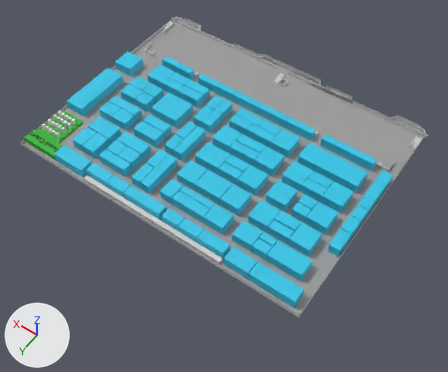
Before and after pictures for a commit that changed the glTF model models/Hall_B_2.glb.
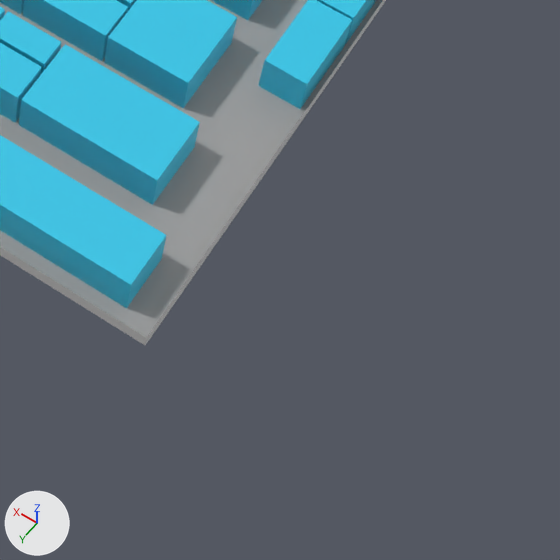
The first picture shows the older version from a 50 mm lens placed at (-69.9, 107.5, 131.4), pointed at (-7.6, 20.4, -5.5). The close-ups show both versions on the part from 58% to 90% of the width and 62% to 100% of the height of that picture; other places that the commit changed are outside them. Every picture has the same lights, and +X, +Y and +Z are marked at lower left. Where no turn or scale is listed for an object, it has been applied to the vertices.

Objects in the first close-up: 'BOOTHLAYER_curve_.B-1000', 'BOOTHLAYER_curve_.B-2000', 'BOOTHLAYER_curve_.B-2005', 'BOOTHLAYER_curve_.B-2010', 'BOOTHLAYER_curve_.B-3000', 'BOOTHLAYER_curve_.B-3010', 'BOOTHLAYER_curve_.B-3020', 'BOOTHLAYER_curve_.B-4000', 'Background_curve_', 'Plane'.
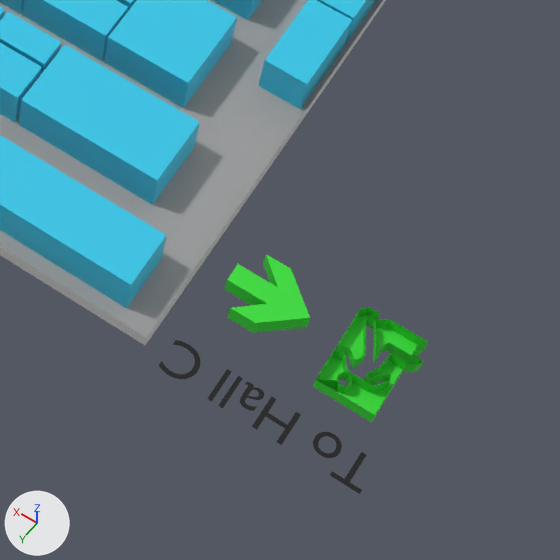
Changed parts and their boxes [x1, y1, x2, y2] in the close-ups (560 x 560 px):
```json
{"object": "Emergency Exit_curve_.002", "change": "added", "after": [225, 254, 428, 422], "on screen": "green"}
{"object": "Text.002", "change": "added", "after": [159, 340, 366, 494], "on screen": "black"}
```

Scene script edits in JSON lines:
```json
{"op": "add", "block": "mat_material_010", "code": ["mat_material_010 = principled_material('Material.010')", "mat_material_010.base_color = (0.0, 0.0, 0.0)  # black #000000"]}
{"op": "add", "block": "mat_material_006", "code": ["mat_material_006 = principled_material('Material.006')", "mat_material_006.base_color = (0.0352, 0.712, 0.0352)  # green #35db35"]}
{"op": "add", "block": "me_text_003", "code": ["me_text_003 = bpy.data.meshes.new('Text.003')", "me_text_003.from_pydata(...)  # 396 vertices, 386 faces; spans x 0.06..13.37, y -0.03..2.33, z 0.0", "me_text_003.materials.append(mat_material_010)  # black #000000"]}
{"op": "add", "block": "me_mesh_152", "code": ["me_mesh_152 = bpy.data.meshes.new('Mesh.152')", "me_mesh_152.from_pydata(...)  # 212 vertices, 292 faces; spans x -5.92..5.97, y -4.58..1.33, z -0.63..0.63", "me_mesh_152.materials.append(mat_material_006)  # green #35db35"]}
{"op": "add", "block": "ob_text_002", "code": ["ob_text_002 = bpy.data.objects.new('Text.002', me_text_003)", "ob_text_002.location = (-61.05, 43.54, 0.0)"]}
{"op": "add", "block": "ob_emergency_exit_curve__002", "code": ["ob_emergency_exit_curve__002 = bpy.data.objects.new('Emergency Exit_curve_.002', me_mesh_152)", "ob_emergency_exit_curve__002.location = (-54.28, 40.19, 0.38)"]}
```
